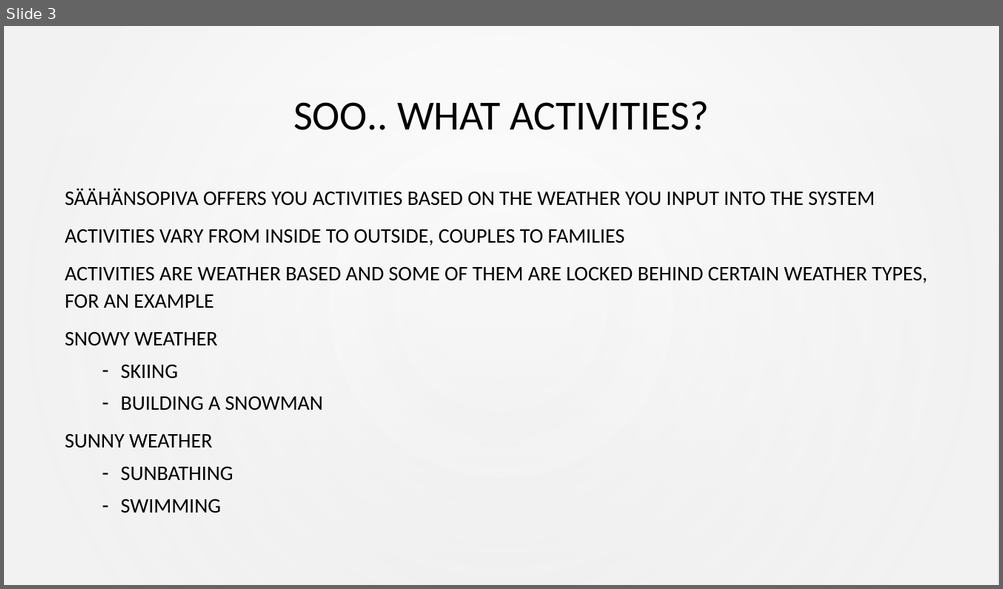
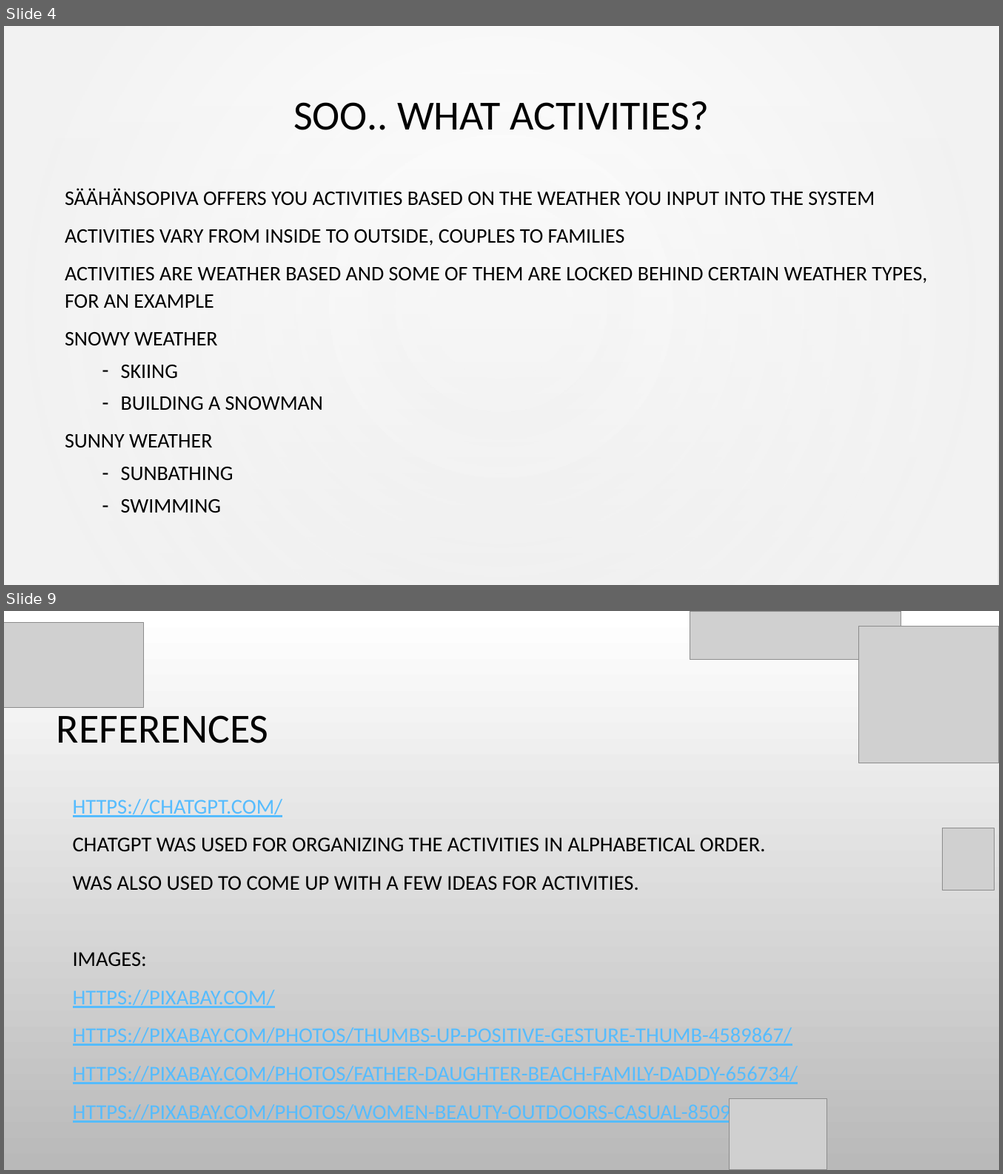
Before and after one commit to JennaAalto/Projekti, a slide deck: SäähänSopivaFinal.pptx. Shown one above the other, each under a label of ours: slide 3 before the commit, slides 4 and 9 after it; the slides between them are not shown. The pictures are 1003x589 and 1003x1174 pixels, drawn with LibreOffice and Linux fonts; fonts in the diff are those of the drawing; grey boxes stand for pictures; background and template pictures are left out. Boxes give left, top, right and bottom in pixels: in the first picture for what was removed or moved away, otherwise in the second. Text is boxed around its words. In the diff, an @@ line names an element or a change of style, - is before the commit and + after.

```diff
--- a/SäähänSopivaFinal.pptx
+++ b/SäähänSopivaFinal.pptx
@@ slide 9 added at [4,611,999,1170], background picture (left out) @@
@@ picture added at [4,622,144,707] @@
@@ picture added at [690,611,901,660] @@
@@ picture added at [858,626,999,763] @@
@@ title added at [57,715,269,743], 40 pt, text #000000 @@
+REFERENCES
@@ text added at [73,799,798,1125], 20.4 pt, text #56BCFE, underline @@
+HTTPS://CHATGPT.COM/
+CHATGPT WAS USED FOR ORGANIZING THE ACTIVITIES IN ALPHABETICAL ORDER.
+WAS ALSO USED TO COME UP WITH A FEW IDEAS FOR ACTIVITIES.
+IMAGES:
+HTTPS://PIXABAY.COM/
+HTTPS://PIXABAY.COM/PHOTOS/THUMBS-UP-POSITIVE-GESTURE-THUMB-4589867/
+HTTPS://PIXABAY.COM/PHOTOS/FATHER-DAUGHTER-BEACH-FAMILY-DADDY-656734/
+HTTPS://PIXABAY.COM/PHOTOS/WOMEN-BEAUTY-OUTDOORS-CASUAL-8509637/
@@ picture added at [942,828,994,891] @@
@@ picture added at [729,1099,826,1170] @@
@@ what was slide 3 is now slide 4 @@
```
Also in this commit, not shown: 1 slide changed, 4 other slides added, 12 other files.
